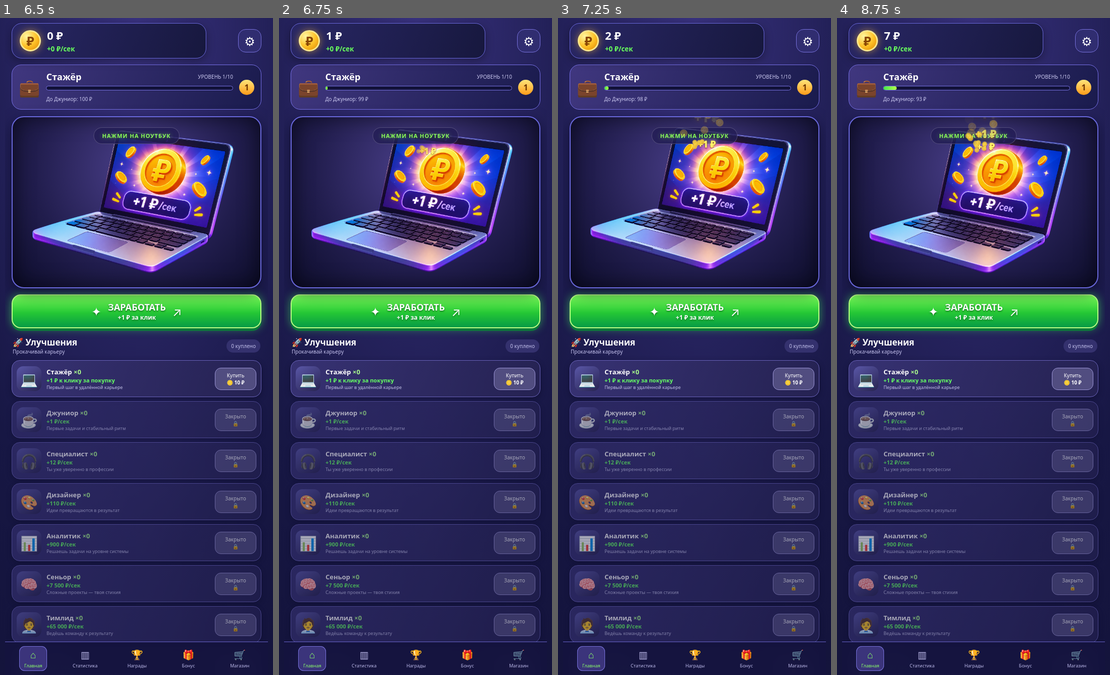
Above: before the commit, frames 1-4 (left to right).
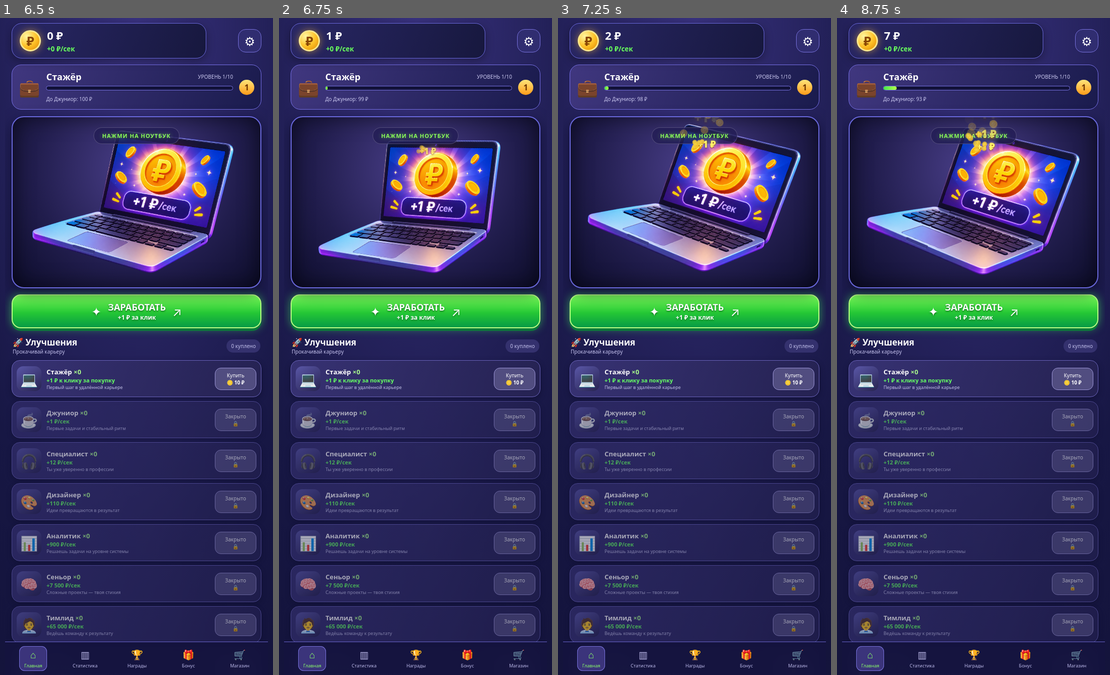
Above: after the commit, the same moments.

Repository: currrent/career-game
Game: browser game, page index.html
Same seed, same stepped clock (60 frames per second), same inputs: the game is played once before the commit and once after it.
Inputs (mouse positions are in pixels of both pictures, inside the frame that each line leads up to):
- Up to frame 1 (6.5 s): tap Space every 0.5 s from 1.1 to 6.1 s; click "Купить 🪙 10 ₽" at 1.27 s; click "🛒 Магазин" at 1.87 s; click "🎁 Бонус" at 2.47 s; click "⌂ Главная" at 3.07 s; click "🏆 Награды" at 3.67 s; click "▥ Статистика" at 4.27 s; click "🏆 Награды" at 4.87 s; click "▥ Статистика" at 5.47 s; click "⌂ Главная" at 6.07 s
- Up to frame 2 (6.75 s): tap Space at 6.6 s; click (415, 201) at 6.67 s
- Up to frame 3 (7.25 s): tap Space at 7.1 s
- Up to frame 4 (8.75 s): click "✦ ЗАРАБОТАТЬ +1 ₽ за клик ↗" at 7.27 s; tap Space at 7.6, 8.1, 8.6 s; click (973, 201) at 7.87 s; click (973, 201) at 8.47 s

Frame 1 is identical in both runs. In frame 2, 6.9% of the frame differs, in the area x 11-86%, y 17-39%; in frame 3, 6.9%; in frame 4, 7.0%, in the area x 10-89%, y 16-40%.

Commit message:
Новый дизайн: 3D-ноутбук вместо 2D-сцены2233

Diff:
--- a/css/style.css
+++ b/css/style.css
@@ -754,3 +754,44 @@
     transform: translateY(0) scale(1);
   }
 }
+/* Сохраняем обычное парение ноутбука */
+.clicking .laptop-wrapper {
+  animation: floatIdle 3s ease-in-out infinite;
+}
+
+/* Сильное покачивание при клике */
+.clicking .laptop-art {
+  animation: laptopPress 0.65s cubic-bezier(.25, .8, .3, 1);
+  transform-origin: 50% 60%;
+  will-change: transform;
+}
+
+@keyframes laptopPress {
+  0% {
+    transform: rotate(0deg) translateY(0) scale(1);
+  }
+
+  15% {
+    transform: rotate(-7deg) translateY(10px) scale(.96);
+  }
+
+  32% {
+    transform: rotate(8deg) translateY(-3px) scale(1.02);
+  }
+
+  48% {
+    transform: rotate(-6deg) translateY(5px) scale(.98);
+  }
+
+  65% {
+    transform: rotate(4deg) translateY(-2px) scale(1.01);
+  }
+
+  82% {
+    transform: rotate(-2deg) translateY(1px) scale(1);
+  }
+
+  100% {
+    transform: rotate(0deg) translateY(0) scale(1);
+  }
+}
--- a/js/game.js
+++ b/js/game.js
@@ -102,7 +102,9 @@
     $("next").textContent = ri === 9 ? "Максимальный уровень!" : "До " + next.name + ": " + money(Math.max(0, next.need - s.total));
 
     let stage = ri < 3 ? 1 : ri < 6 ? 2 : 3;
-    $("scene").className = "scene stage" + stage;
+    const scene = $("scene");
+    scene.classList.remove("stage1", "stage2", "stage3");
+    scene.classList.add("stage" + stage);
     $("caption").textContent = ["НАЖМИ НА НОУТБУК", "ОФИС ПРОКАЧАН", "ОФИС РУКОВОДИТЕЛЯ"][stage - 1];
 
     document.querySelectorAll(".upgrade").forEach((c, i) => {
